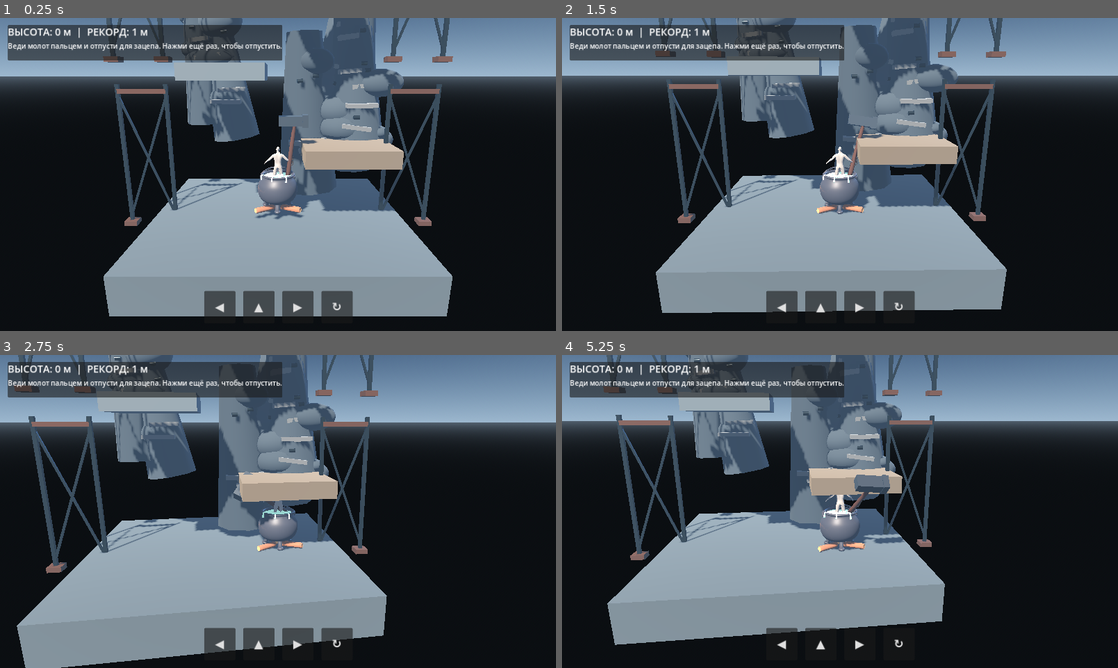
Above: before the commit, frames 1-4 (two rows, left to right).
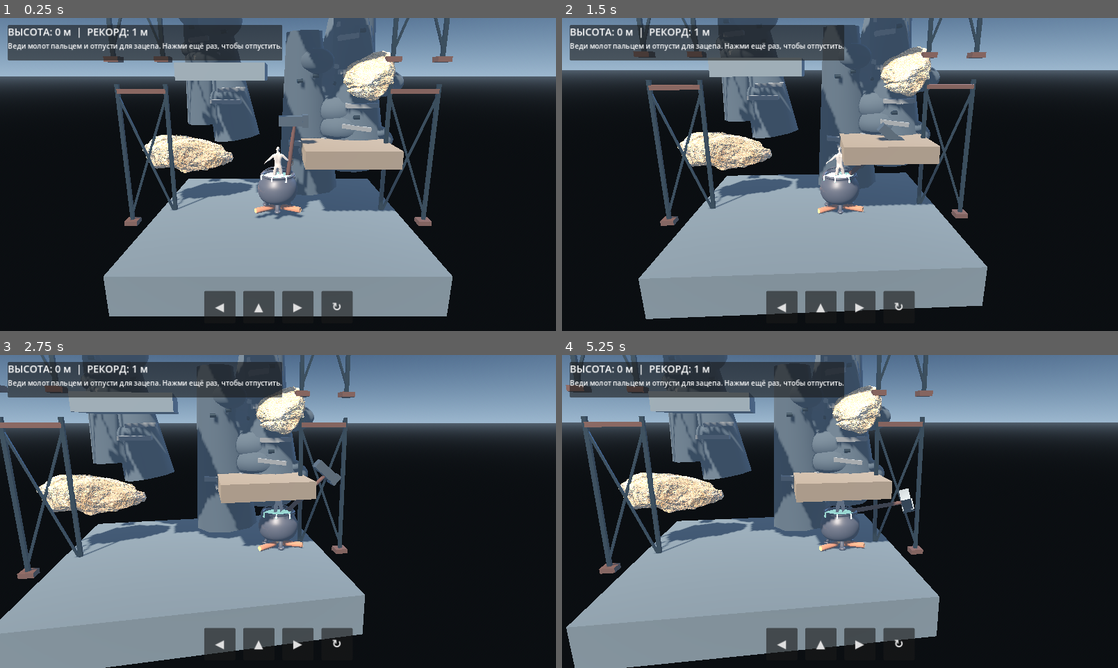
Above: after the commit, the same moments.

Repository: uchihabaha05-del/CLIMB-MASTER
Game: Godot game, scene res://scenes/main.tscn
Two runs of this game, one before a commit and one after it. Both use one fixed random seed, a clock stepped at 60 frames per second and the inputs below.
Inputs (mouse positions are in pixels of both pictures, inside the frame that each line leads up to):
- Up to frame 1 (0.25 s): no input
- Up to frame 2 (1.5 s): tap Enter (ui_accept) at 0.5, 0.77 s; move the mouse to (962, 158) at 0.52 s; hold Right (ui_right) 0.53-1.25 s; click (962, 158) at 0.67 s; drag from (728, 190) to (812, 237) at 1.27 s
- Up to frame 3 (2.75 s): move the mouse to (333, 442) at 2.02 s; hold Right (ui_right) from 2.03 s (still down)
- Up to frame 4 (5.25 s): release Right (ui_right) at 2.75 s; drag from (812, 574) to (673, 464) at 2.77 s; move the mouse to (1006, 558) at 3.52 s; hold Left (ui_left) 3.53-4.25 s; tap Enter (ui_accept) at 3.77 s; drag from (673, 464) to (756, 433) at 4.27 s; move the mouse to (867, 511) at 5.02 s; hold Left (ui_left) from 5.03 s (still down); click (867, 511) at 5.17 s

The runs differ from the first frame. In frame 1, 3.2% of the frame differs, in the area x 25-72%, y 0-58%; in frame 2, 20%; in frame 3, 21%; in frame 4, 24%, in the area x 0-100%, y 0-100%.

Commit message:
Add scanned photogrammetry boulders to climb world

Diff:
--- a/scripts/main.gd
+++ b/scripts/main.gd
@@ -15,6 +15,7 @@
 
 func _ready() -> void:
     _build_world()
+    _build_photogrammetry_boulders()
     _build_industrial_structures()
     _build_checkpoints()
     _build_player()
@@ -151,6 +152,43 @@
         add_child(rock_body)
 
 
+func _build_photogrammetry_boulders() -> void:
+    # Real photogrammetry scan; convex collision keeps the mobile physics cost manageable.
+    var boulder_scene := load("res://assets/models/namaqualand_boulder_05_2k.gltf") as PackedScene
+    if boulder_scene == null:
+        push_warning("Photogrammetry boulder could not be loaded.")
+        return
+
+    var placements: Array[Dictionary] = [
+        {"position": Vector3(-3.8, 1.25, -1.35), "rotation": Vector3(0.12, 0.35, -0.18), "scale": 2.65},
+        {"position": Vector3(3.7, 4.25, -1.55), "rotation": Vector3(-0.16, 1.15, 0.22), "scale": 2.85},
+        {"position": Vector3(-3.65, 7.25, -1.45), "rotation": Vector3(0.08, 2.1, -0.12), "scale": 2.7},
+        {"position": Vector3(3.75, 10.15, -1.5), "rotation": Vector3(-0.1, 0.55, 0.16), "scale": 2.9},
+        {"position": Vector3(-3.7, 13.25, -1.4), "rotation": Vector3(0.14, 1.65, -0.2), "scale": 2.75},
+        {"position": Vector3(3.55, 16.35, -1.5), "rotation": Vector3(-0.12, 2.55, 0.14), "scale": 2.85}
+    ]
+
+    for placement in placements:
+        var boulder := boulder_scene.instantiate() as Node3D
+        if boulder == null:
+            continue
+        boulder.position = placement["position"]
+        boulder.rotation = placement["rotation"]
+        boulder.scale = Vector3.ONE * float(placement["scale"])
+        add_child(boulder)
+        _add_boulder_convex_collisions(boulder)
+
+
+func _add_boulder_convex_collisions(node: Node) -> void:
+    if node is MeshInstance3D:
+        var mesh_instance := node as MeshInstance3D
+        if mesh_instance.mesh != null:
+            mesh_instance.create_convex_collision(true, true)
+    for child in node.get_children():
+        if child is not StaticBody3D:
+            _add_boulder_convex_collisions(child)
+
+
 func _build_industrial_structures() -> void:
     # Weathered steel frames make the climb feel like an abandoned quarry.
     var steel := StandardMaterial3D.new()
